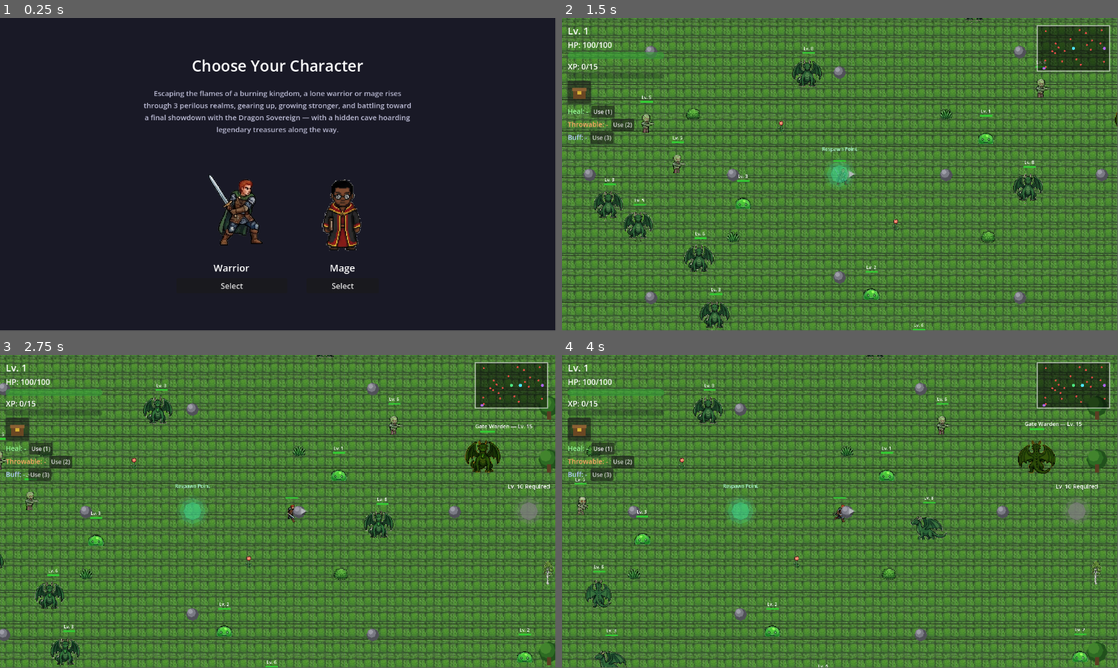
Above: before the commit, frames 1-4 (two rows, left to right).
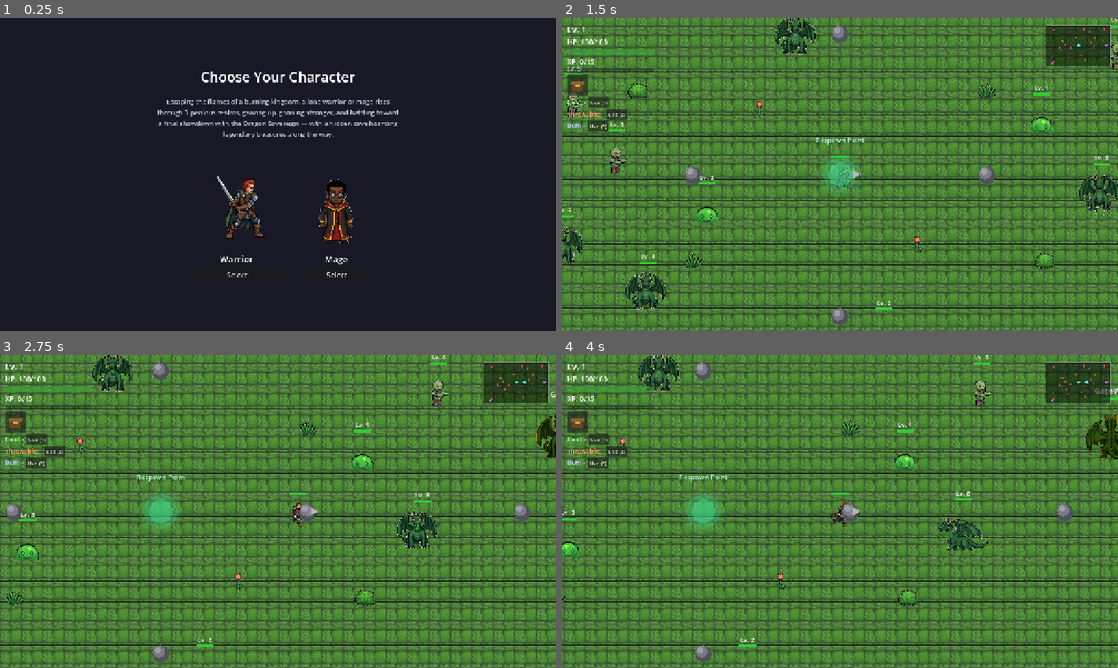
Above: after the commit, the same moments.

Repository: nhanptn1/topdownadventure
Game: Godot game, scene res://scenes/character_select.tscn
Two runs of this game, one before a commit and one after it. Both use one fixed random seed, a clock stepped at 60 frames per second and the inputs below.
Inputs (mouse positions are in pixels of both pictures, inside the frame that each line leads up to):
- Up to frame 1 (0.25 s): no input
- Up to frame 2 (1.5 s): click "Select" at 0.5 s; click "Start Game" at 1.25 s
- Up to frame 3 (2.75 s): tap Enter at 2 s; move the mouse to (400, 495) at 2.02 s; hold D (move_right) from 2.03 s (still down); hold Shift (sprint) from 2.03 s (still down); click (400, 495) at 2.17 s
- Up to frame 4 (4 s): release D (move_right) at 2.75 s; release Shift (sprint) at 2.75 s; drag from (728, 527) to (723, 411) at 2.77 s; move the mouse to (895, 442) at 3.52 s; hold D (move_right) from 3.53 s (still down); tap F at 3.6 s
In our replay, the window is 799x449 before the commit and 800x450 after it. These sizes can differ from the game's own. Grey fills any space a smaller window leaves; there, only what the larger window draws over its background counts as a difference.

The runs differ from the first frame. In frame 1, 5.8% of the frame differs, in the area x 25-74%, y 13-87%; in frame 2, 50%; in frame 3, 51%, in the area x 0-100%, y 0-100%; in frame 4, 50%.

Commit message:
Fix camera zoom + viewport scaling for large monitors
Character/enemies appeared tiny on large web monitors: the project had
no display/stretch config, so the adaptive HTML5 canvas resize just
revealed more world space at 1:1 pixels on bigger screens instead of
scaling the same view up. Add canvas_items stretch mode with expand
aspect so the view scales consistently regardless of window size, and
bump the camera zoom from 0.85 (zoomed out) to 1.3 (zoomed in) for a
closer default view.

Diff:
--- a/project.godot
+++ b/project.godot
@@ -51,6 +51,13 @@
 ]
 }
 
+[display]
+
+window/size/viewport_width=1280
+window/size/viewport_height=720
+window/stretch/mode="canvas_items"
+window/stretch/aspect="expand"
+
 [rendering]
 
 textures/canvas_textures/default_texture_filter=0
--- a/scenes/player.tscn
+++ b/scenes/player.tscn
@@ -49,7 +49,7 @@
 
 [node name="Camera2D" type="Camera2D" parent="."]
 current = true
-zoom = Vector2(0.85, 0.85)
+zoom = Vector2(1.3, 1.3)
 limit_left = 0
 limit_top = 0
 limit_right = 1920
